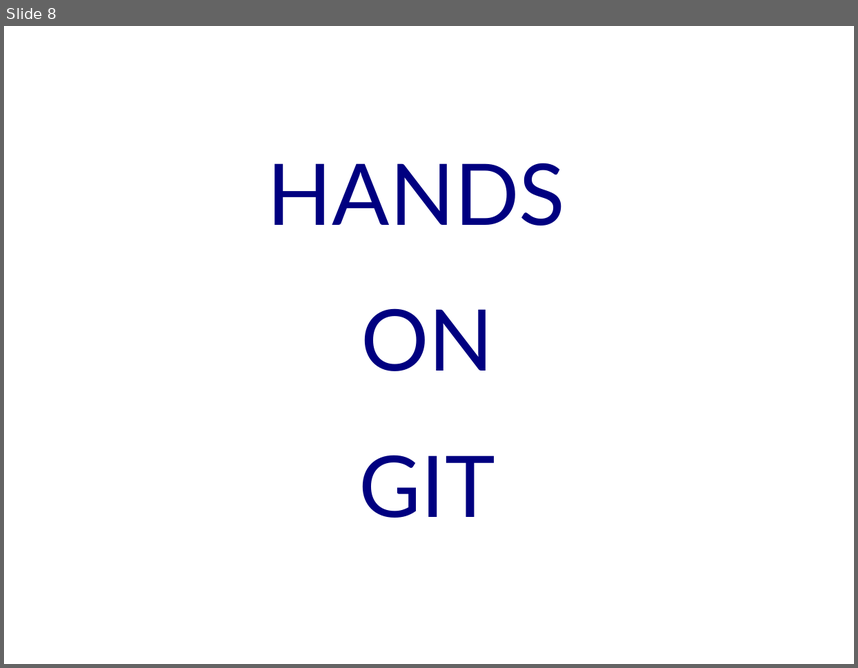
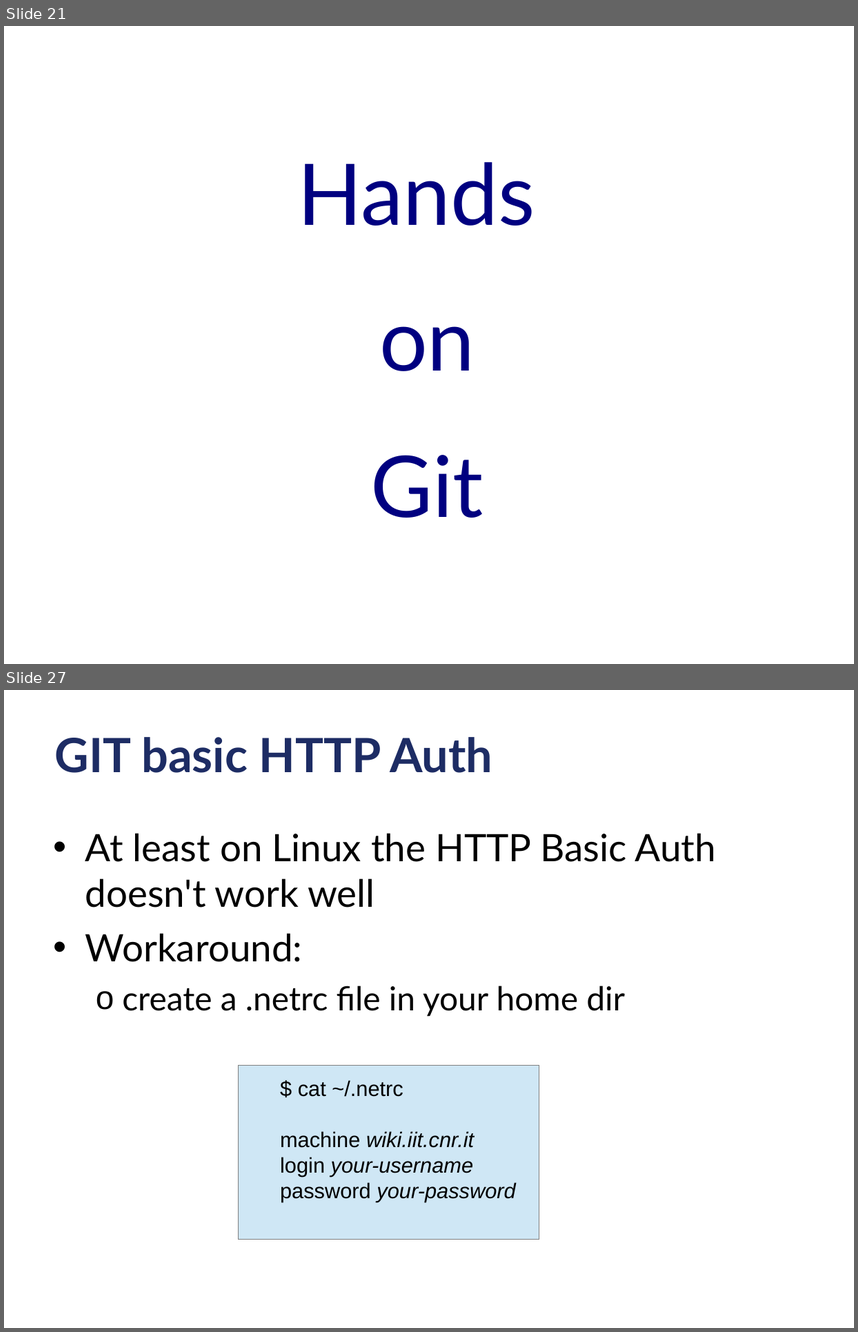
Before and after one commit to criluc/mini-git-tutorial, a slide deck: miniGitTutorial-12-2012.odp. Shown one above the other, each under a label of ours: slide 8 before the commit, slides 21 and 27 after it; the slides between them are not shown. The pictures are 858x668 and 858x1332 pixels, drawn with LibreOffice and Linux fonts; fonts in the diff are those of the drawing; background and template pictures are left out. Boxes give left, top, right and bottom in pixels: in the first picture for what was removed or moved away, otherwise in the second. Text is boxed around its words. In the diff, an @@ line names an element or a change of style, - is before the commit and + after.

```diff
--- a/miniGitTutorial-12-2012.odp
+++ b/miniGitTutorial-12-2012.odp
@@ slide 27 added at bbox=[4, 690, 854, 1328], background #FFFFFF @@
@@ title added at bbox=[55, 737, 493, 773], 40 pt, text #1D2C64, bold @@
+GIT basic HTTP Auth
@@ text added at bbox=[85, 833, 716, 1016], 32 pt, text #000000 @@
+• At least on Linux the HTTP Basic Auth doesn't work well
+• Workaround:
+  o create a .netrc file in your home dir
@@ rectangle added at bbox=[239, 1065, 539, 1239], fill #CFE7F5, outline #808080 0 pt @@
@@ text added at bbox=[280, 1080, 515, 1202], 18 pt, text #000000, italic @@
+$ cat ~/.netrc
+machine wiki.iit.cnr.it
+login your-username
+password your-password
@@ what was slide 8 is now slide 21 @@
@@ slide 21 changed as well @@
@@ text at bbox=[297, 162, 535, 517]: text changed @@
-HANDS
-ON
-GIT
+Hands
+on
+Git
```
Also in this commit, not shown: 4 other slides changed, 19 other slides added.
